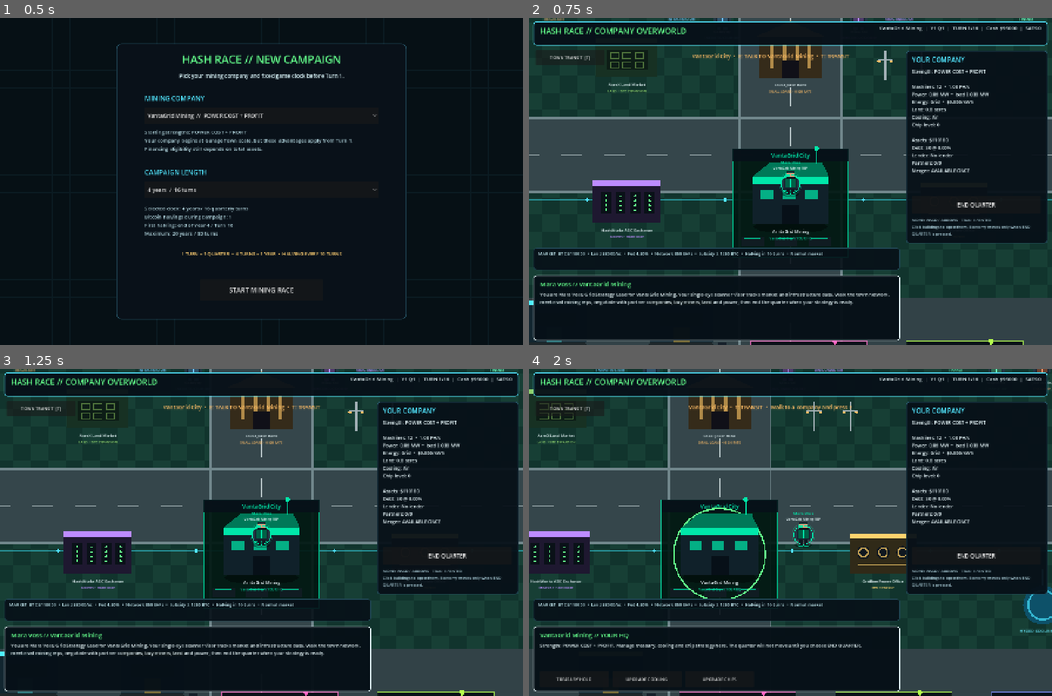
Above: before the commit, frames 1-4 (two rows, left to right).
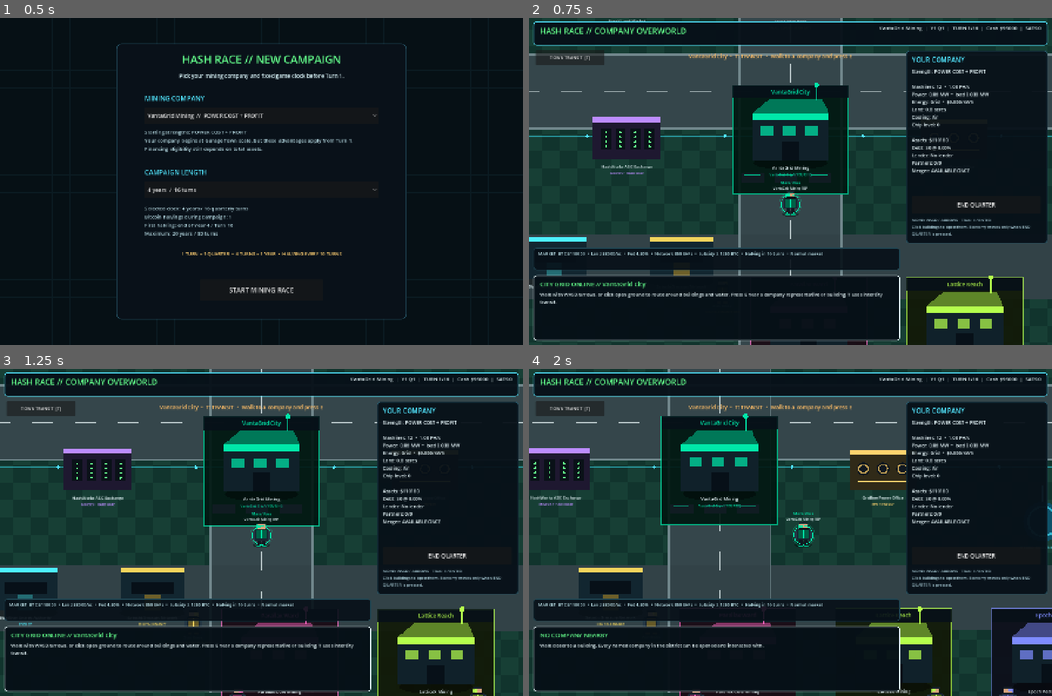
Above: after the commit, the same moments.

Repository: 1freetech/HashRace
Game: Godot game, scene res://scenes/campaign_setup.tscn
The game is run twice, just before and just after one commit, with the same random seed, the same clock (stepped at 60 frames per second) and the same inputs.
Inputs (mouse positions are in pixels of both pictures, inside the frame that each line leads up to):
- Up to frame 1 (0.5 s): no input
- Up to frame 2 (0.75 s): click "START MINING RACE" at 0.5 s
- Up to frame 3 (1.25 s): no input
- Up to frame 4 (2 s): tap E at 1.25, 1.35 s; move the mouse to (905, 516) at 1.27 s; hold D from 1.28 s (still down); click (905, 516) at 1.42 s; tap Space at 1.52 s

Frame 1 is identical in both runs. In frame 2, 45% of the frame differs, in the area x 0-100%, y 0-100%; in frame 3, 50%; in frame 4, 51%.

Commit message:
Hash Race map rebuild: boot live world through grid navigation layer

Diff:
--- a/Godot/scenes/world.tscn
+++ b/Godot/scenes/world.tscn
@@ -1,8 +1,8 @@
 [gd_scene load_steps=2 format=3]
 
-[ext_resource path="res://scripts/world_towns.gd" type="Script" id="1_world"]
+[ext_resource path="res://scripts/world_grid.gd" type="Script" id="1_world"]
 
-[node name="HashRaceCompanyTownNetwork" type="Node2D"]
+[node name="HashRaceGridTownNetwork" type="Node2D"]
 script = ExtResource("1_world")
 
 [node name="BootFallback" type="CanvasLayer" parent="."]
@@ -31,6 +31,6 @@
 offset_bottom = 500.0
 theme_override_colors/font_color = Color(0.745, 0.91, 0.94, 1)
 theme_override_font_sizes/font_size = 16
-text = "Building mining towns, company reps, partner firms, roads and market data...\n\nIf this screen remains, the world controller failed to initialize."
+text = "Building mining towns, company reps, partner firms, roads and navigation grid...\n\nIf this screen remains, the world controller failed to initialize."
 horizontal_alignment = 1
 vertical_alignment = 1
